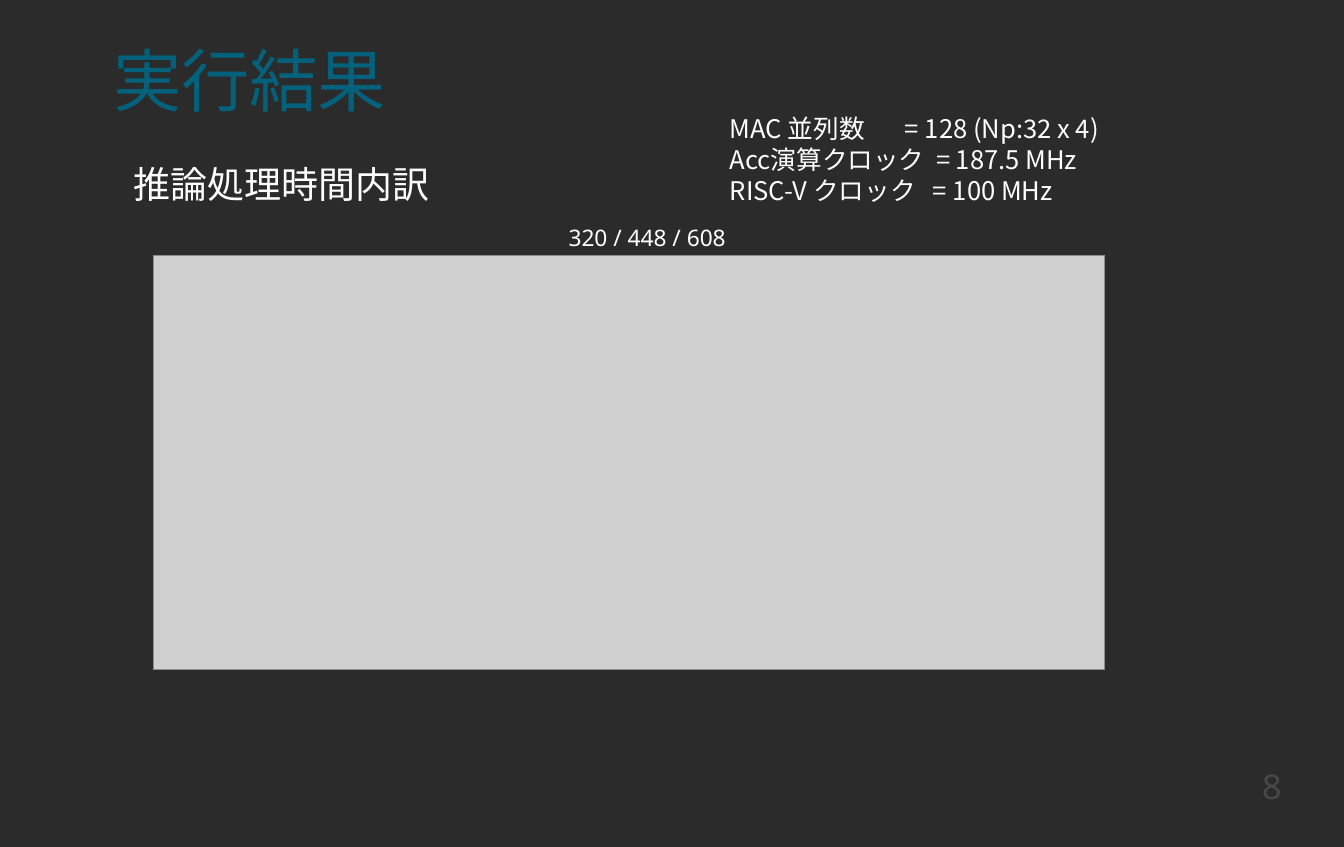
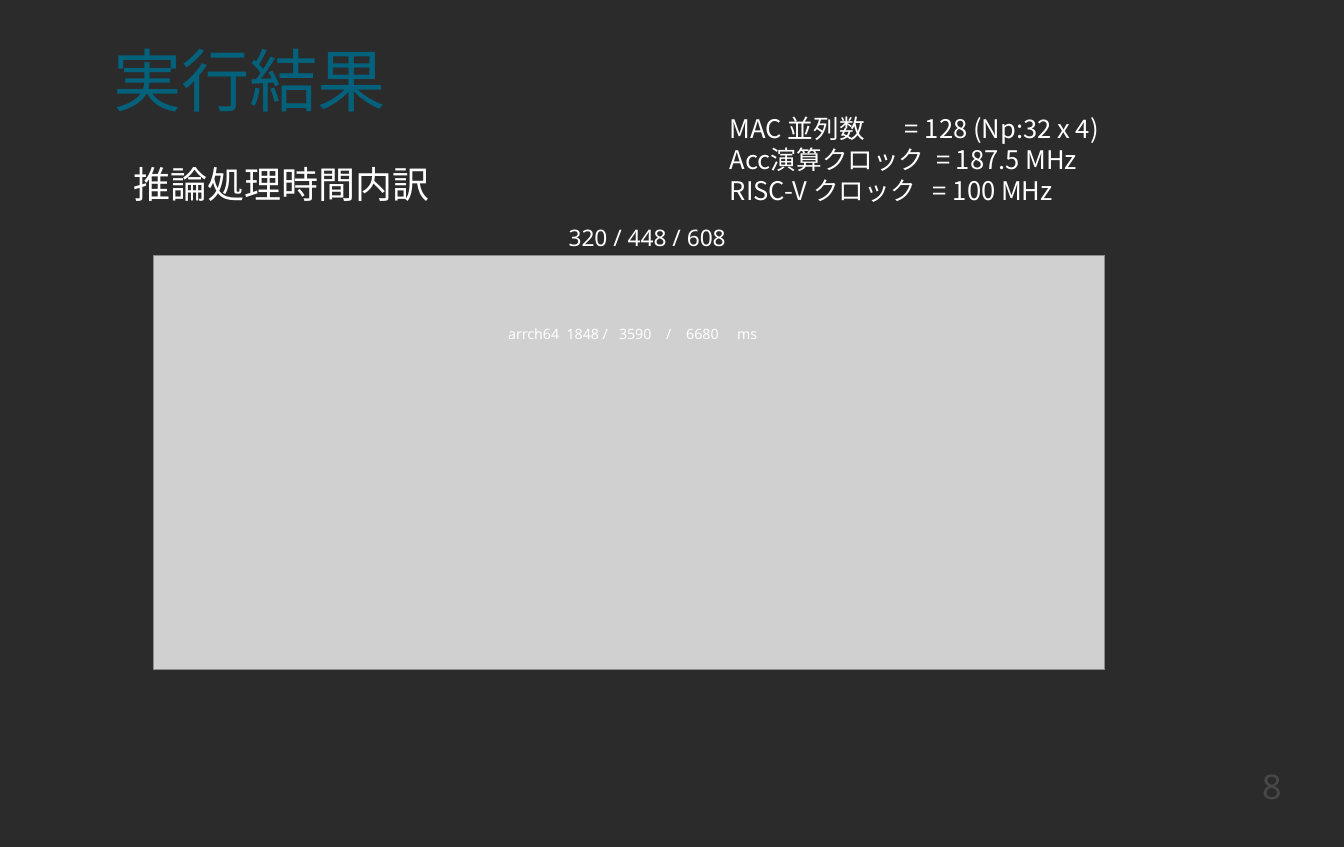
Before and after one commit to shin-yamashita/6th-AI-Edge-Contest, a slide deck: slide 8 of doc/docs/6th-presen.odp. Drawn at 1344x847 pixels with LibreOffice and Linux fonts; fonts in the diff are those of the drawing; grey boxes stand for pictures; background and template pictures are left out; a plain dark background stands for a picture behind light text. Boxes give left, top, right and bottom in pixels: in the first picture for what was removed or moved away, otherwise in the second. Text is boxed around its words. In the diff, an @@ line names an element or a change of style, - is before the commit and + after.

```diff
--- a/doc/docs/6th-presen.odp
+++ b/doc/docs/6th-presen.odp
@@ text added at (508,329,757,339), 10 pt, text #FFFFFF @@
+arrch64 1848 / 3590 / 6680 ms
```
Also in this commit, not shown: 1 other slide changed, 1 slide added, 1 slide removed, 2 other files.
